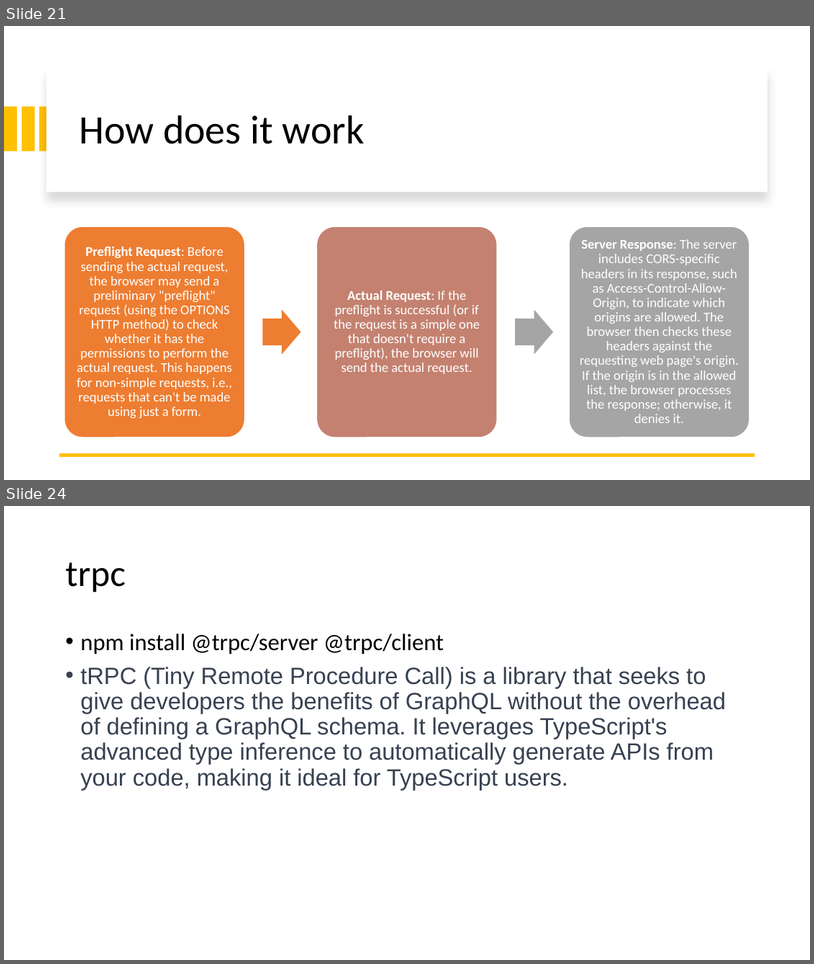
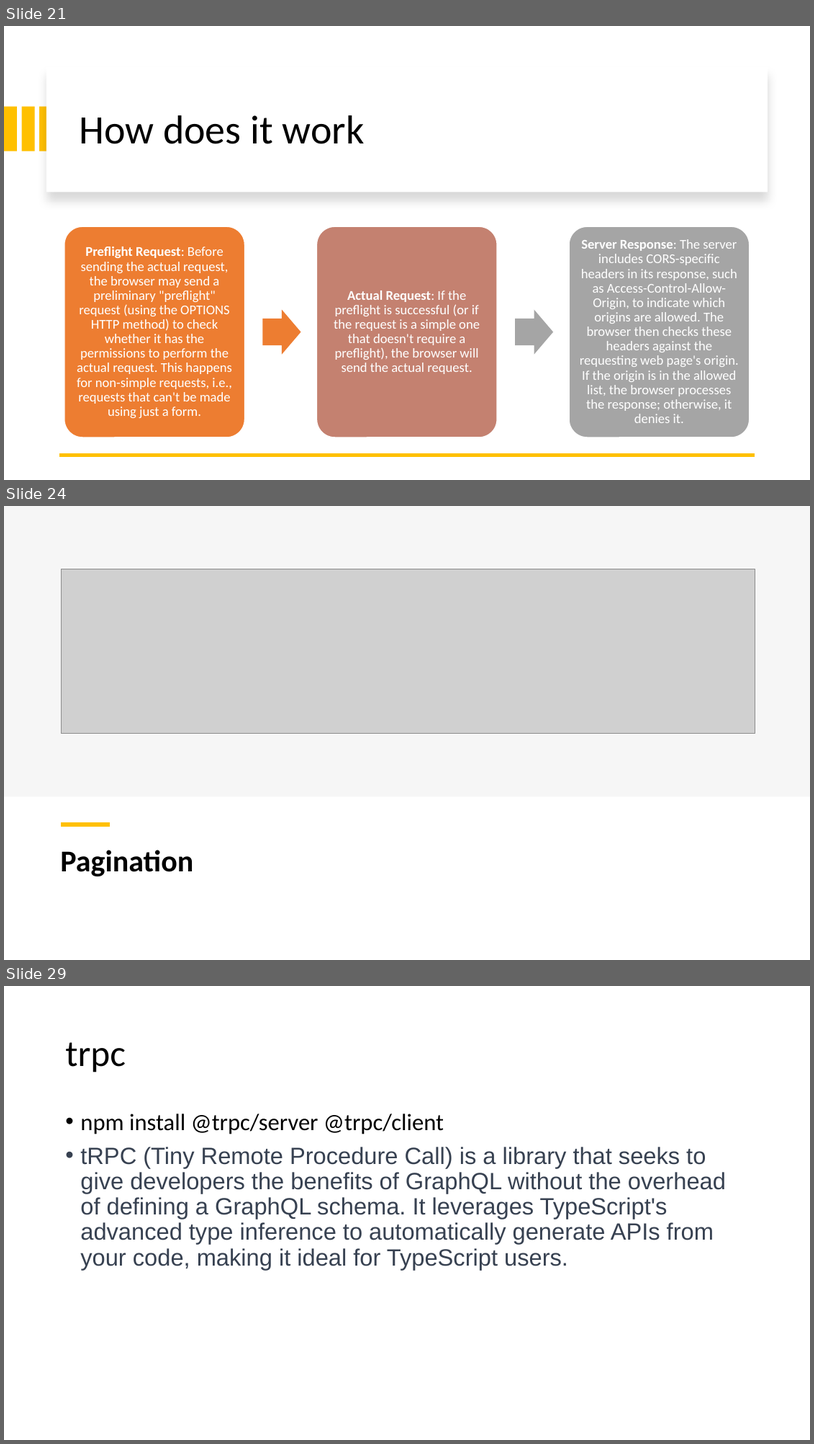
Before and after one commit to 1shaked/full-stack, a slide deck: 26ass/Node intro.pptx. Shown one above the other, each under a label of ours: slides 21 and 24 before the commit, slides 21, 24 and 29 after it; the slides between them are not shown. The pictures are 814x964 and 814x1444 pixels, drawn with LibreOffice and Linux fonts; fonts in the diff are those of the drawing; grey boxes stand for pictures. Boxes give left, top, right and bottom in pixels: in the first picture for what was removed or moved away, otherwise in the second. Text is boxed around its words. In the diff, an @@ line names an element or a change of style, - is before the commit and + after.

```diff
--- a/26ass/Node intro.pptx
+++ b/26ass/Node intro.pptx
@@ slide 24 added at bbox=[4, 506, 810, 960], background #FFFFFF @@
@@ rectangle added at bbox=[4, 506, 810, 796], fill #F2F2F2 at 65% opacity @@
@@ picture added at bbox=[62, 569, 756, 734] @@
@@ line added from (62, 824) to (110, 824), #FFC000 4.5 pt @@
@@ title added at bbox=[60, 849, 193, 876], 36 pt, text #000000, bold @@
+Pagination
@@ what was slide 24 is now slide 29 @@
```
Also in this commit, not shown: 1 slide changed, 5 other slides added, 1 slide removed, 31 other files.
